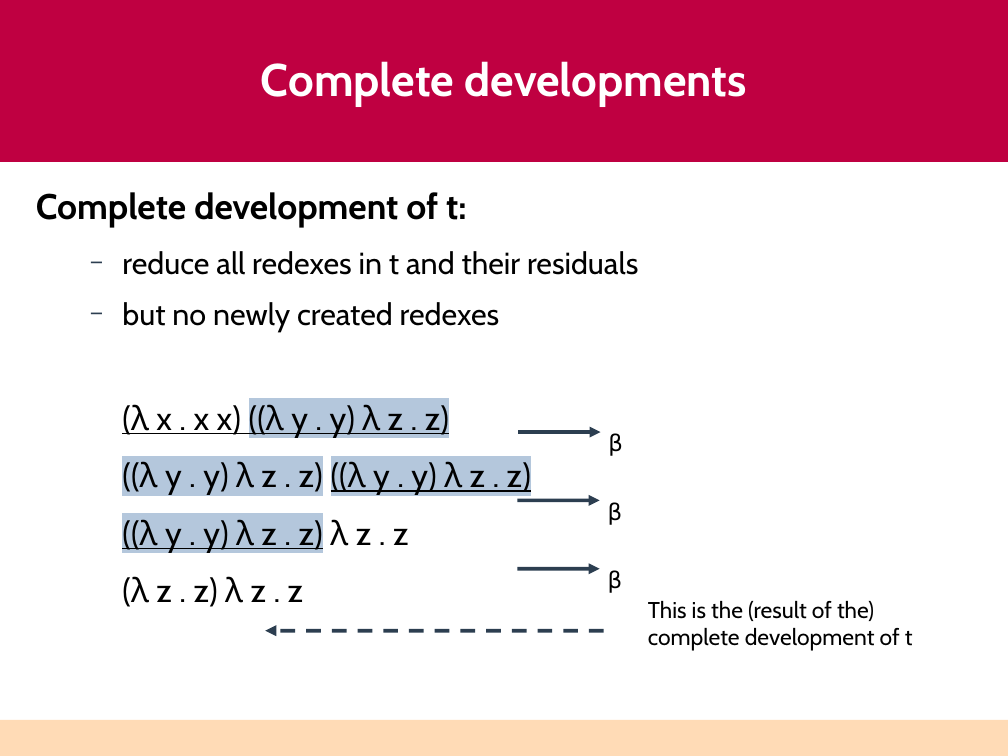
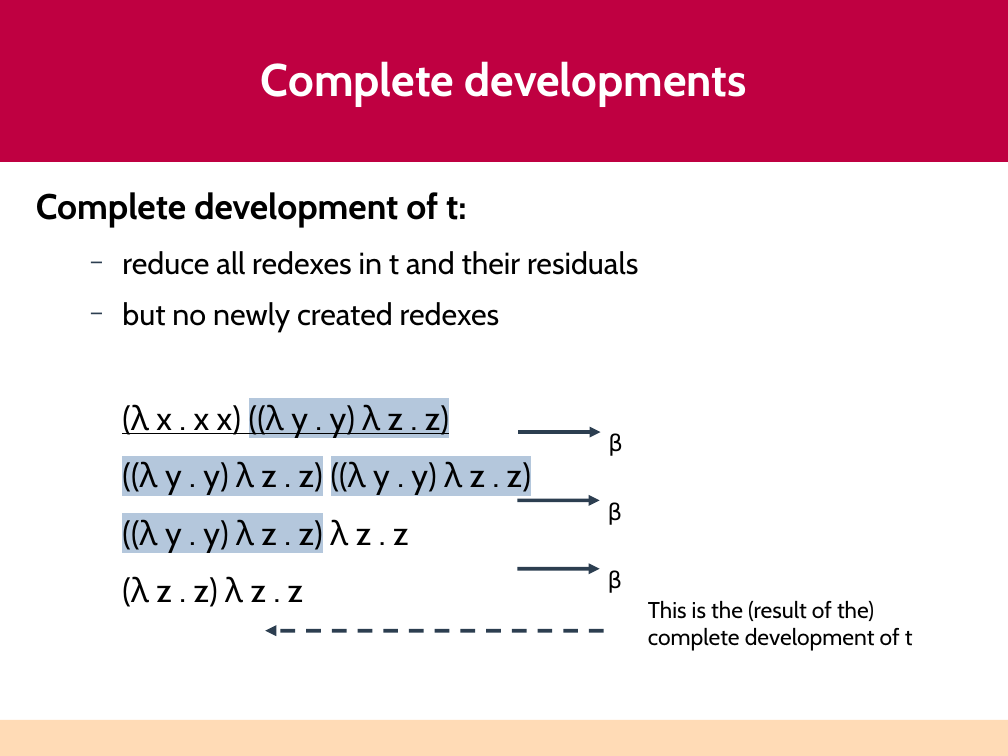
Before and after one commit to astump/explicit-alpha, a slide deck: slide 17 of talks/haskell-2026-lightning-talk/aaron-stump-haskell-2026.odp. Drawn at 1008x756 pixels with LibreOffice and Linux fonts; fonts in the diff are those of the drawing. Boxes give left, top, right and bottom in pixels: in the first picture for what was removed or moved away, otherwise in the second. Text is boxed around its words. In the diff, an @@ line names an element or a change of style, - is before the commit and + after.

```diff
--- a/talks/haskell-2026-lightning-talk/aaron-stump-haskell-2026.odp
+++ b/talks/haskell-2026-lightning-talk/aaron-stump-haskell-2026.odp
@@ text at (140,461,531,554): underline off in "((λ y . y) λ z . ...", "((λ y . y) λ z . ..." @@
```
Also in this commit, not shown: 6 other slides changed, 12 other files.
